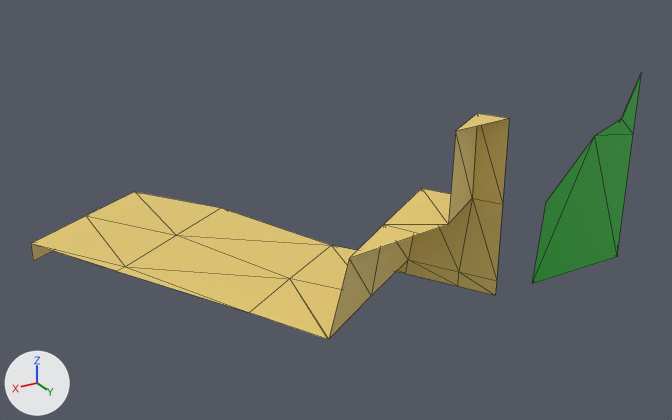
The glTF model book_of_tiles_godot/models/blockouts/module-corner_land_cliff_small_stairs_003.glb, before and after one commit.
Rendered twice from a 50 mm camera at (0.435, 0.742, 0.53) aimed at (-0.127, -0.196, 0.061). The lights are fixed; the arrows at lower left show +X, +Y and +Z. The older version comes first. Mesh edges are drawn as thin lines. Vertices at exactly the same position are counted once.

The older version as bpy lines, for what is in view:
```python
mat_mat_land = principled_material('MAT_LAND')
mat_mat_land.base_color = (0.0181, 0.461, 0.033)  # green #25b533
mat_mat_path = principled_material('MAT_PATH')
mat_mat_path.base_color = (0.8, 0.601, 0.166)  # yellow #e7cc71
me_cylinder_082 = bpy.data.meshes.new('Cylinder.082')
me_cylinder_082.from_pydata(...)  # 46 vertices, 63 faces; spans x -0.433..0.216, y -0.475..0.0, z 0.0..0.245
# faces by material slot: [13, 50]
me_cylinder_082.materials.append(mat_mat_land)  # green #25b533
me_cylinder_082.materials.append(mat_mat_path)  # yellow #e7cc71
ob_module_corner_land_cliff_small_stairs_003 = bpy.data.objects.new('module-corner_land_cliff_small_stairs_003', me_cylinder_082)
ob_module_corner_land_cliff_small_stairs_003.location = (0.0, 0.0, 0.0)
```
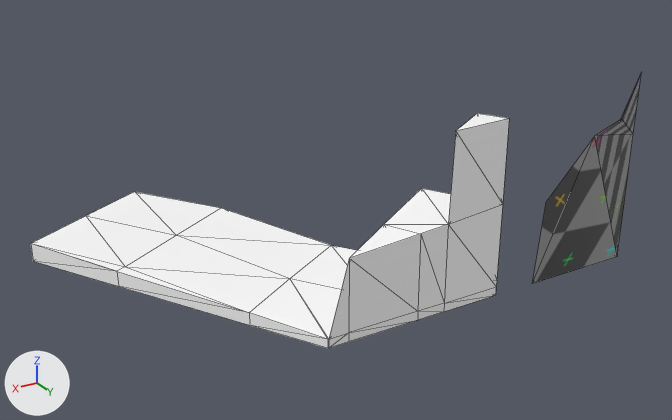
Edits to the bpy script that builds the scene:
```text
Add img_untitled:
    img_untitled = load_image('Untitled', '_unpacked/Untitled', 1024, 1024, 'sRGB')
Change mat_mat_land:
    remove mat_mat_land.base_color = (0.0181, 0.461, 0.033)  # green #25b533
    add mat_mat_land.texture = img_untitled
Change mat_mat_path:
    mat_mat_path.base_color: (0.8, 0.601, 0.166) -> (1.0, 1.0, 1.0)  # yellow #e7cc71 -> white #ffffff
Change me_cylinder_082:
    used by ob_module_corner_land_cliff_small_stairs_003; location = (0.0, 0.0, 0.0)
    remove me_cylinder_082.from_pydata(...)  # 46 vertices, 63 faces; spans x -0.433..0.216, y -0.475..0.0, z 0.0..0.245
    add me_cylinder_082.from_pydata(...)  # 61 vertices, 92 faces; spans x -0.433..0.216, y -0.475..0.0, z 0.0..0.245
    me_cylinder_082 part 1
    15 vertices are added at x -0.232..0.146, y -0.252..0.0, z 0.0..0.118
    29 new faces join them, mat_mat_path (white #ffffff)
```

Boxes (x1, y1, x2, y2) around the edits, measured in the pictures (672 x 420 px):
'module-corner_land_cliff_small_stairs_003', surface changed, recoloured, reshaped (lighter): before (31, 74, 641, 339); after (31, 74, 641, 348)
part 1 of me_cylinder_082, added: after (31, 118, 509, 348)
